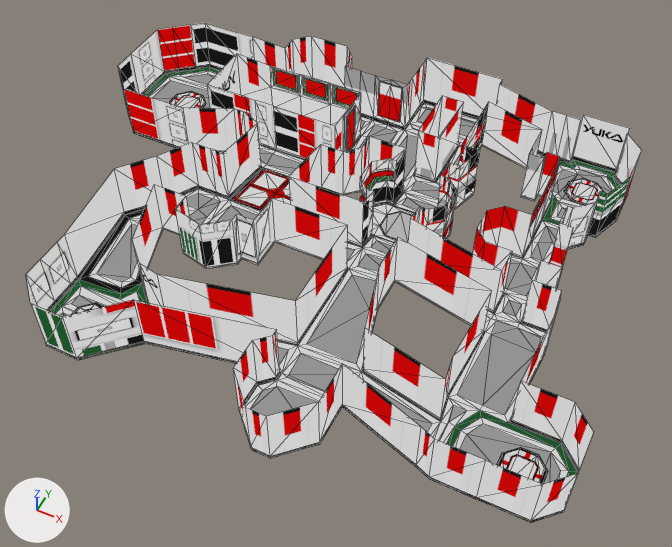
Before and after pictures for a commit that changed the glTF model app/models/level.glb.
Before and after are seen from a 50 mm lens placed at (46.7, -111.0, 115.9), pointed at (-2.0, -13.7, -5.7). Arrows for +X, +Y and +Z are at lower left; the lights stay in place. Mesh edges are drawn as thin lines. Where no turn or scale is listed for an object, it has been applied to the vertices.

Objects in the first picture: 'level'.
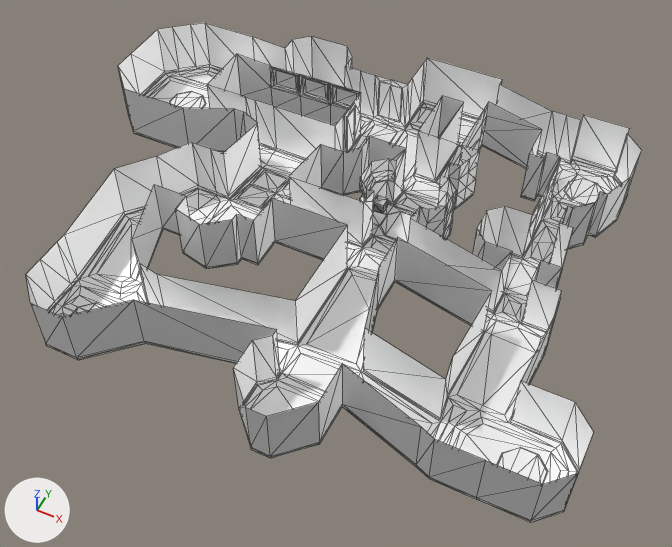
Boxes (x1, y1, x2, y2) around the edits, measured in the pictures (672 x 547 px):
'level', recoloured: (28, 22, 642, 523) in both
'Cube', added: after (373, 196, 388, 214)

What changed in the scene script:
```text
Add mat_material_001:
    mat_material_001 = bpy.data.materials.new('Material.001')
    mat_material_001.use_nodes = True; mat_material_001.node_tree.nodes.clear()
    _N = mat_material_001.node_tree.nodes; _L = mat_material_001.node_tree.links
    n0 = _N.new('ShaderNodeBsdfPrincipled'); n0.name = 'Principled BSDF'
    n0.inputs[1].default_value = 1.0  # 'Metallic'
    n0.inputs[2].default_value = 0.6  # 'Roughness'
    n1 = _N.new('ShaderNodeOutputMaterial'); n1.name = 'Material Output'
    n2 = _N.new('ShaderNodeVertexColor'); n2.name = 'Color Attribute'
    _L.new(n0.outputs[0], n1.inputs[0])  # 'BSDF' to 'Surface'
    _L.new(n2.outputs[0], n0.inputs[0])  # 'Color' to 'Base Color'
Add mat_material:
    mat_material = principled_material('Material')
    mat_material.base_color = (0.8, 0.8, 0.8)  # white #e7e7e7
Change me_plane:
    where me_plane.from_pydata(...)  # 1215 vertices, 2240 faces; spans x -60.0..47.4, y -52.5..36.2, z -7.3..8.3
    remove me_plane.materials.append(mat_textured)
    add me_plane.materials.append(mat_material_001)
Add me_cube:
    me_cube.from_pydata(...)  # a box spanning x -1.0..1.0, y -1.0..1.0, z -1.0..1.0
    me_cube.materials.append(mat_material)  # white #e7e7e7
Add ob_cube:
    ob_cube = bpy.data.objects.new('Cube', me_cube)
    ob_cube.location = (0.0, 0.0, 0.0)
```
